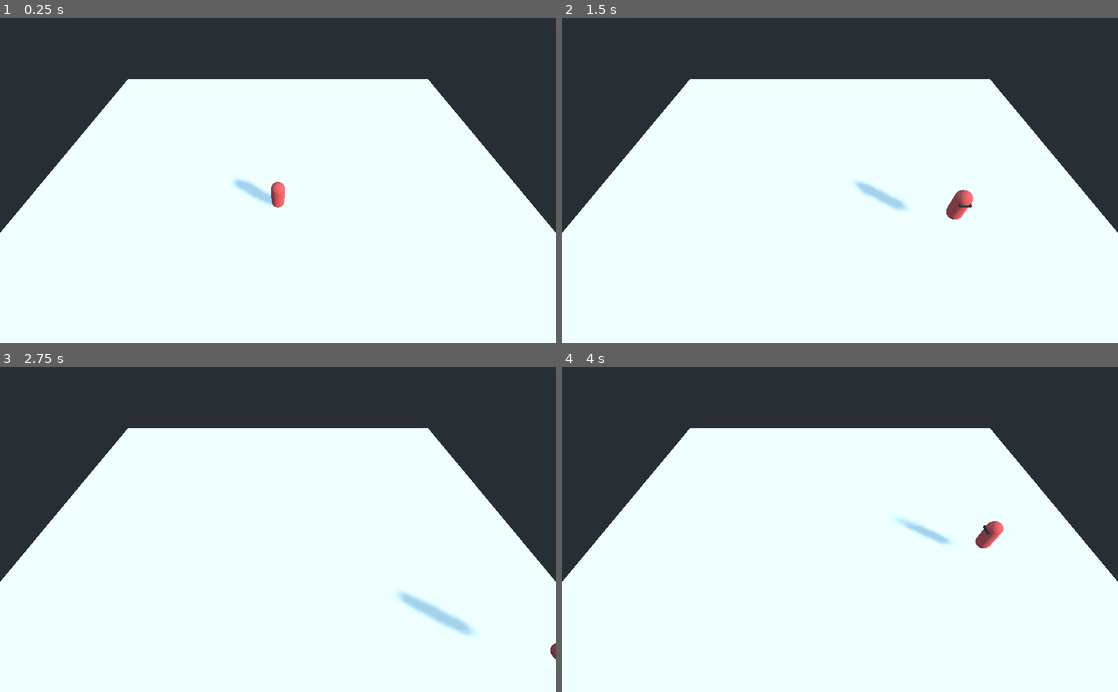
Above: before the commit, frames 1-4 (two rows, left to right).
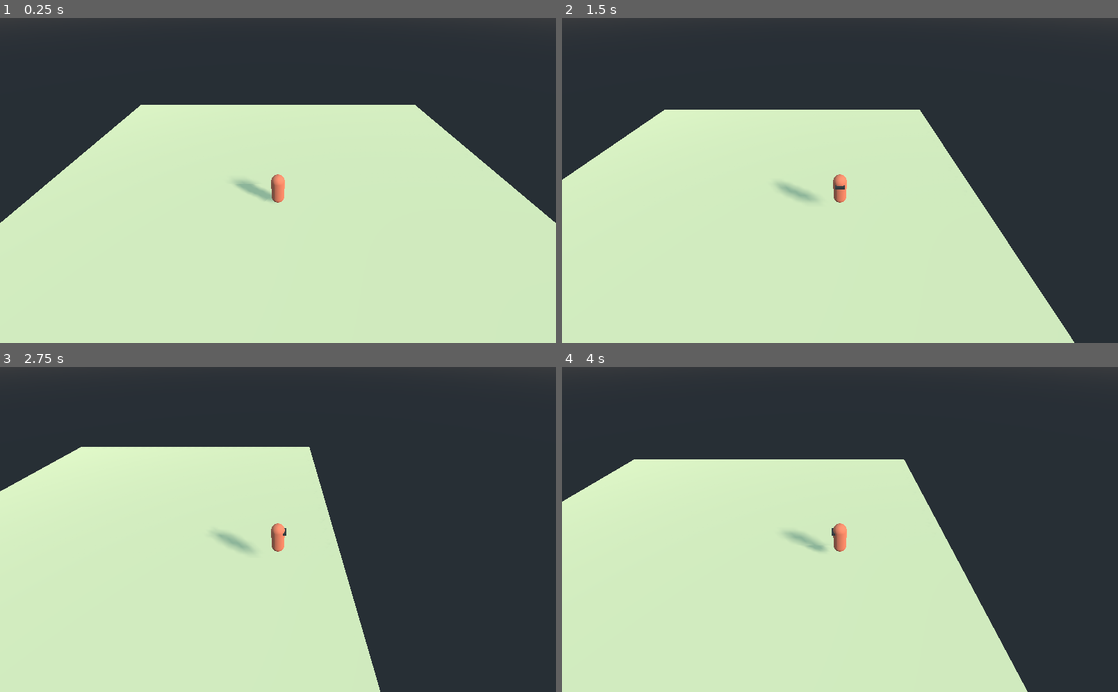
Above: after the commit, the same moments.

Repository: EyvanGames/ProjectOne
Game: Godot game, scene res://Scene/DopeLab.tscn
Two runs of this game, one before a commit and one after it. Both use one fixed random seed, a clock stepped at 60 frames per second and the inputs below.
Inputs:
- Up to frame 1 (0.25 s): no input
- Up to frame 2 (1.5 s): tap Enter at 0.5 s; hold Right (ui_right) 0.53-1.28 s; hold Space (jump) 0.53-1.28 s; hold Down (ui_down) from 1.28 s (still down); tap Space (jump) at 1.35 s
- Up to frame 3 (2.75 s): tap Space (jump) at 1.52, 1.82 s; release Down (ui_down) at 2.03 s; hold Right (ui_right) from 2.03 s (still down); hold Space (jump) from 2.03 s (still down)
- Up to frame 4 (4 s): release Right (ui_right) at 2.78 s; release Space (jump) at 2.78 s; hold Up (ui_up) 2.78-3.53 s; tap Space (jump) at 2.85, 3.02, 3.32 s; hold Left (ui_left) from 3.53 s (still down); hold Space (jump) from 3.53 s (still down)

The runs differ from the first frame. In frame 1, 70% of the frame differs, in the area x 0-100%, y 18-100%; in frame 2, 72%; in frame 3, 73%; in frame 4, 73%.

Commit message:
added a top down camera which follows player without rotating with player rotation

Diff:
--- a/Scene/DopeLab.tscn
+++ b/Scene/DopeLab.tscn
@@ -1,38 +1,37 @@
-[gd_scene load_steps=4 format=2]
+[gd_scene load_steps=5 format=2]
 
 [ext_resource path="res://Scene/HatMan.tscn" type="PackedScene" id=1]
 
+[sub_resource type="SpatialMaterial" id=3]
+albedo_color = Color( 0.862745, 0.862745, 0.65098, 1 )
+
 [sub_resource type="CubeMesh" id=1]
-size = Vector3( 20, 0.1, 20 )
+material = SubResource( 3 )
+size = Vector3( 20, 0.4, 20 )
 
 [sub_resource type="ConvexPolygonShape" id=2]
-points = PoolVector3Array( -10, -0.05, -10, -10, 0.05, -10, 10, -0.05, -10, -10, -0.05, 10, -10, 0.05, 10, 10, 0.05, -10, 10, -0.05, 10, 10, 0.05, 10 )
+points = PoolVector3Array( -10, -0.2, -10, -10, 0.2, -10, 10, -0.2, -10, -10, -0.2, 10, -10, 0.2, 10, 10, 0.2, -10, 10, -0.2, 10, 10, 0.2, 10 )
 
 [node name="DopeLab" type="Spatial"]
 
-[node name="StaticBody" type="StaticBody" parent="."]
+[node name="Ground" type="StaticBody" parent="."]
+transform = Transform( 1, 0, 0, 0, 1, 0, 0, 0, 1, 0, -0.2, 0 )
+__meta__ = {
+"_edit_group_": true
+}
 
-[node name="Ground" type="MeshInstance" parent="StaticBody"]
-transform = Transform( 1, 0, 0, 0, 1, 0, 0, 0, 1, 0, -0.05, 0 )
+[node name="GroundMesh" type="MeshInstance" parent="Ground"]
 mesh = SubResource( 1 )
 skeleton = NodePath("")
 material/0 = null
 
-[node name="CollisionShape" type="CollisionShape" parent="StaticBody"]
-transform = Transform( 1, 0, 0, 0, 1, 0, 0, 0, 1, 0, -0.05, 0 )
+[node name="CollisionShape" type="CollisionShape" parent="Ground"]
 shape = SubResource( 2 )
 
 [node name="HatMan" parent="." instance=ExtResource( 1 )]
-transform = Transform( 1, 0, 0, 0, 1, 0, 0, 0, 1, 0, 0.664971, 0 )
-
-[node name="Camera" type="Camera" parent="HatMan"]
-transform = Transform( 1, 0, 0, 0, 0.965926, 0.258819, 0, -0.258819, 0.965926, 0, 2.25188, 5.6193 )
+transform = Transform( 1, 0, 0, 0, 1, 0, 0, 0, 1, 0, 0.809109, 0.021296 )
 
 [node name="DirectionalLight" type="DirectionalLight" parent="."]
 transform = Transform( 0.698836, -0.0115633, 0.715189, -0.5, 0.707107, 0.5, -0.511496, -0.707012, 0.48837, 16, 14.6013, 12.6564 )
 light_specular = 0.0
 shadow_enabled = true
-
-[node name="Camera2" type="Camera" parent="."]
-transform = Transform( 1, 0, 0, 0, 0.635877, 0.771791, 0, -0.771791, 0.635877, 0, 7.65092, 5.05539 )
-current = true
--- a/Scene/HatMan.tscn
+++ b/Scene/HatMan.tscn
@@ -7,30 +7,27 @@
 mid_height = 0.75
 
 [sub_resource type="SpatialMaterial" id=6]
-albedo_color = Color( 0.960784, 0.356863, 0.356863, 1 )
+albedo_color = Color( 0.960784, 0.498039, 0.356863, 1 )
 
 [sub_resource type="SpatialMaterial" id=4]
 albedo_color = Color( 0.227451, 0.227451, 0.227451, 1 )
 
 [sub_resource type="CubeMesh" id=5]
 material = SubResource( 4 )
-size = Vector3( 0.35, 0.08, 0.1 )
+size = Vector3( 0.35, 0.1, 0.15 )
 
 [sub_resource type="CapsuleShape" id=2]
 radius = 0.25
 height = 0.75
 
 [node name="HatMan" type="KinematicBody"]
+transform = Transform( 1, 0, 0, 0, 1, 0, 0, 0, 1, 0, 0.615427, 0 )
 script = ExtResource( 1 )
 __meta__ = {
 "_edit_group_": true
 }
 
 [node name="Pivot" type="Spatial" parent="."]
-transform = Transform( 1, 0, 0, 0, 1, 0, 0, 0, 1, 0, -0.0301238, 0 )
-__meta__ = {
-"_edit_group_": true
-}
 
 [node name="Body" type="MeshInstance" parent="Pivot"]
 transform = Transform( 1, 0, 0, 0, -4.37114e-08, -1, 0, 1, -4.37114e-08, 0, 0, 0 )
@@ -38,11 +35,17 @@
 material/0 = SubResource( 6 )
 
 [node name="Goggles" type="MeshInstance" parent="Pivot"]
-transform = Transform( 1, 0, 0, 0, 1, 0, 0, 0, 1, 0, 0.3, -0.223802 )
+transform = Transform( 1, 0, 0, 0, 1, 0, 0, 0, 1, 0, 0.3, -0.22723 )
 mesh = SubResource( 5 )
 skeleton = NodePath("")
 material/0 = null
 
 [node name="CollisionShape" type="CollisionShape" parent="."]
-transform = Transform( 1, 0, 0, 0, -4.37114e-08, -1, 0, 1, -4.37114e-08, 0, -0.0301238, 0 )
+transform = Transform( 1, 0, 0, 0, -4.37114e-08, -1, 0, 1, -4.37114e-08, 0, 0, 0 )
 shape = SubResource( 2 )
+
+[node name="CameraRig" type="Position3D" parent="."]
+
+[node name="Camera" type="Camera" parent="CameraRig"]
+transform = Transform( 1, 0, 0, 0, 0.772667, 0.634812, 0, -0.634812, 0.772667, 0, 5.82578, 6.59004 )
+current = true
--- /dev/null
+++ b/Script/Global.gd
@@ -0,0 +1 @@
+extends Node
--- a/Script/HatMan.gd
+++ b/Script/HatMan.gd
@@ -1,14 +1,21 @@
 extends KinematicBody
 
+onready var camera_rig = $CameraRig
+onready var camera = $CameraRig/Camera
 export var speed = 5.0
 export var jump_speed = 10.0
 var gravity = 50.0
 var velocity = Vector3.ZERO
 
+func _ready():
+	camera_rig.set_as_toplevel(true)
+
 func _physics_process(delta):
-	movement(delta)
+	run(delta)
+	jump()
+	camera_motion()
 
-func movement(delta):
+func run(delta):
 	var direction = Vector3.ZERO
 	if Input.is_action_pressed("ui_right"):
 		direction.x += 1
@@ -18,16 +25,17 @@
 		direction.z += 1
 	if Input.is_action_pressed("ui_up"):
 		direction.z -= 1
+	direction = direction.normalized()
 
 	if direction != Vector3.ZERO:
-		direction = direction.normalized()
 		$Pivot.look_at(translation + direction, Vector3.UP)
-
 	velocity.x = direction.x * speed
 	velocity.z = direction.z * speed
-
+	velocity.y -= gravity * delta
+	velocity = move_and_slide(velocity, Vector3.UP)
+func jump():
 	if is_on_floor() and Input.is_action_pressed("jump"):
 		velocity.y += jump_speed
-
-	velocity.y -= gravity * delta
-	velocity = move_and_slide(velocity, Vector3.UP)
+func camera_motion():
+	var player_pos = global_transform.origin
+	camera_rig.global_transform.origin = player_pos
--- a/project.godot
+++ b/project.godot
@@ -13,6 +13,10 @@
 config/name="ProjectOne"
 run/main_scene="res://Scene/DopeLab.tscn"
 config/icon="res://Asset/icon.png"
+
+[autoload]
+
+Global="*res://Script/Global.gd"
 
 [input]
 
